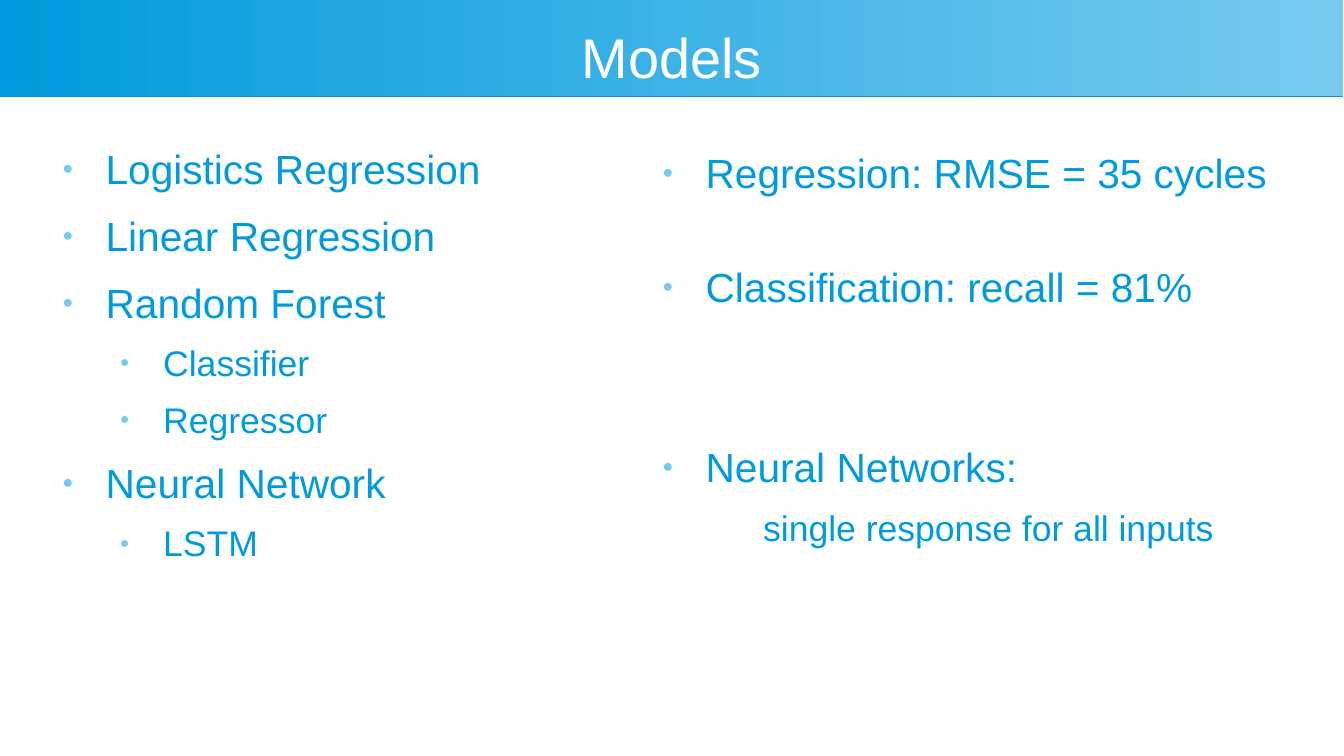
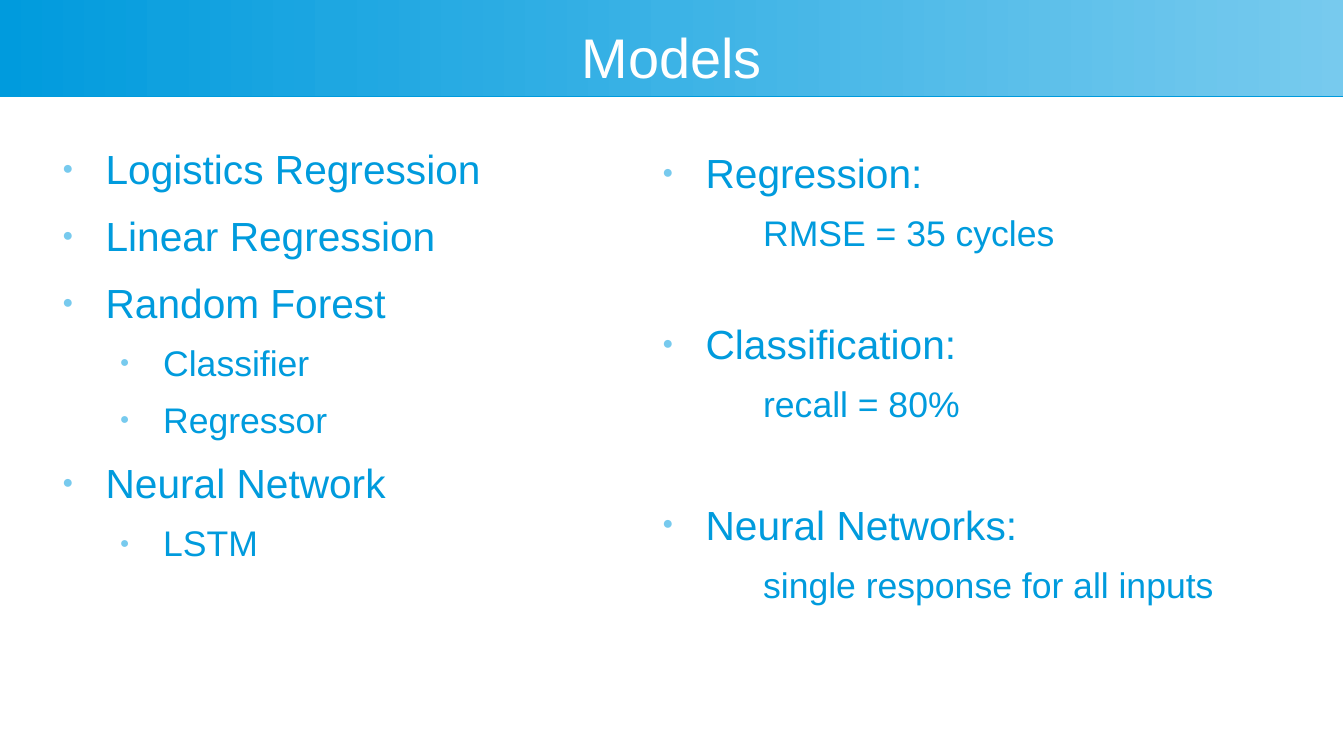
Before and after one commit to arcweld/DSI_Capstone_2, a slide deck: slide 13 of presentation/Weld_Capstone2.odp. Drawn at 1344x756 pixels with LibreOffice and Linux fonts; fonts in the diff are those of the drawing. Boxes give left, top, right and bottom in pixels: in the first picture for what was removed or moved away, otherwise in the second. Text is boxed around its words. In the diff, an @@ line names an element or a change of style, - is before the commit and + after.

```diff
--- a/presentation/Weld_Capstone2.odp
+++ b/presentation/Weld_Capstone2.odp
@@ text at box(706, 220, 1055, 418): text changed @@
-● Regression: RMSE = 35 cycles
-● Classification: recall = 81%
+● Regression:
+  RMSE = 35 cycles
+● Classification:
+  recall = 80%
```
Also in this commit, not shown: 1 other slide changed, 1 other file.
